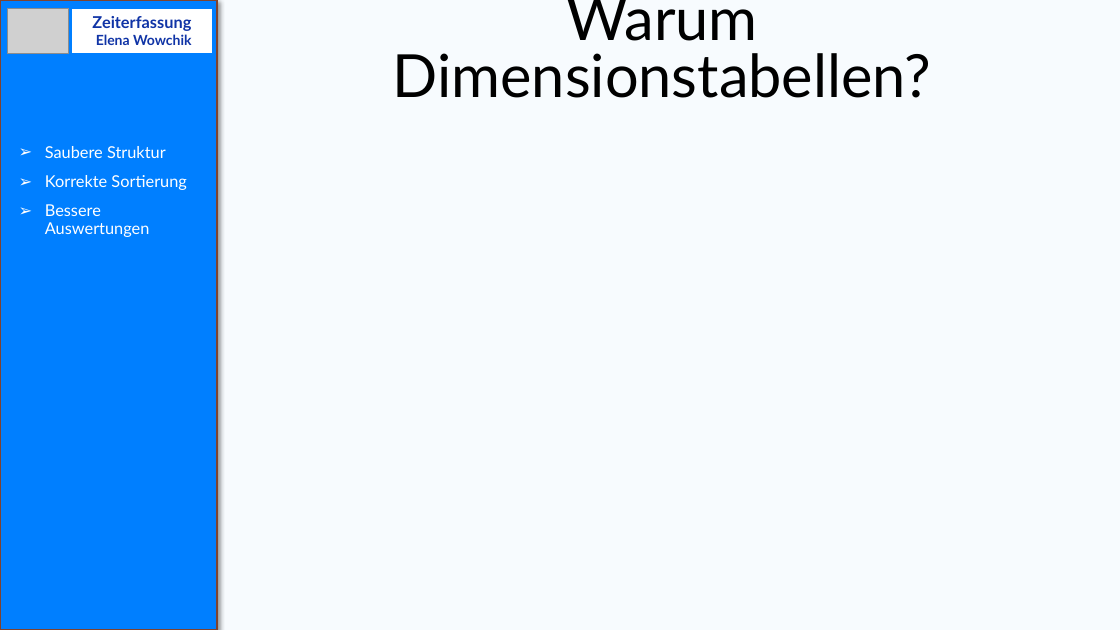
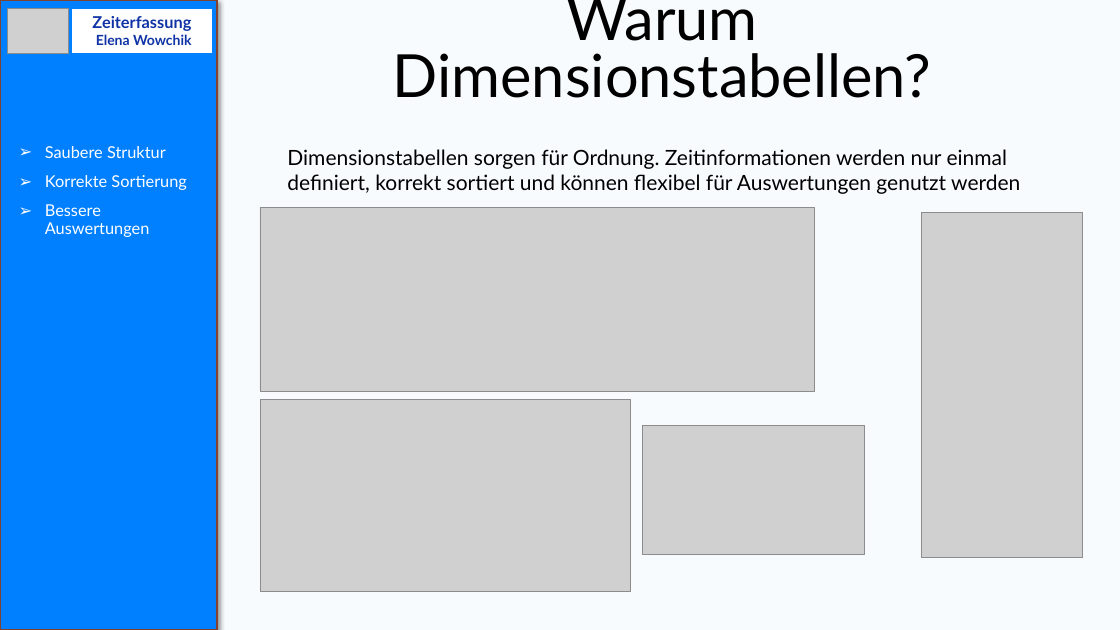
Before and after one commit to Elena-Wowchik/Projekt_Zeiterfassung, a slide deck: slide 13 of zeiterfassung_Projekt_Präsentation.pptx (slide 10 before the commit). Drawn at 1120x630 pixels with LibreOffice and Linux fonts; fonts in the diff are those of the drawing; grey boxes stand for pictures. Boxes give left, top, right and bottom in pixels: in the first picture for what was removed or moved away, otherwise in the second. Text is boxed around its words. In the diff, an @@ line names an element or a change of style, - is before the commit and + after.

```diff
--- a/zeiterfassung_Projekt_Präsentation.pptx
+++ b/zeiterfassung_Projekt_Präsentation.pptx
@@ text added at box(287, 149, 1020, 194), 18 pt, text #000000 @@
+Dimensionstabellen sorgen für Ordnung. Zeitinformationen werden nur einmal definiert, korrekt sortiert und können flexibel für Auswertungen genutzt werden
@@ picture added at box(260, 208, 815, 392) @@
@@ picture added at box(922, 213, 1084, 557) @@
@@ picture added at box(260, 399, 631, 592) @@
@@ picture added at box(643, 425, 865, 555) @@
```
Also in this commit, not shown: 12 other slides changed, 4 slides added, 1 slide removed, 1 other file.
